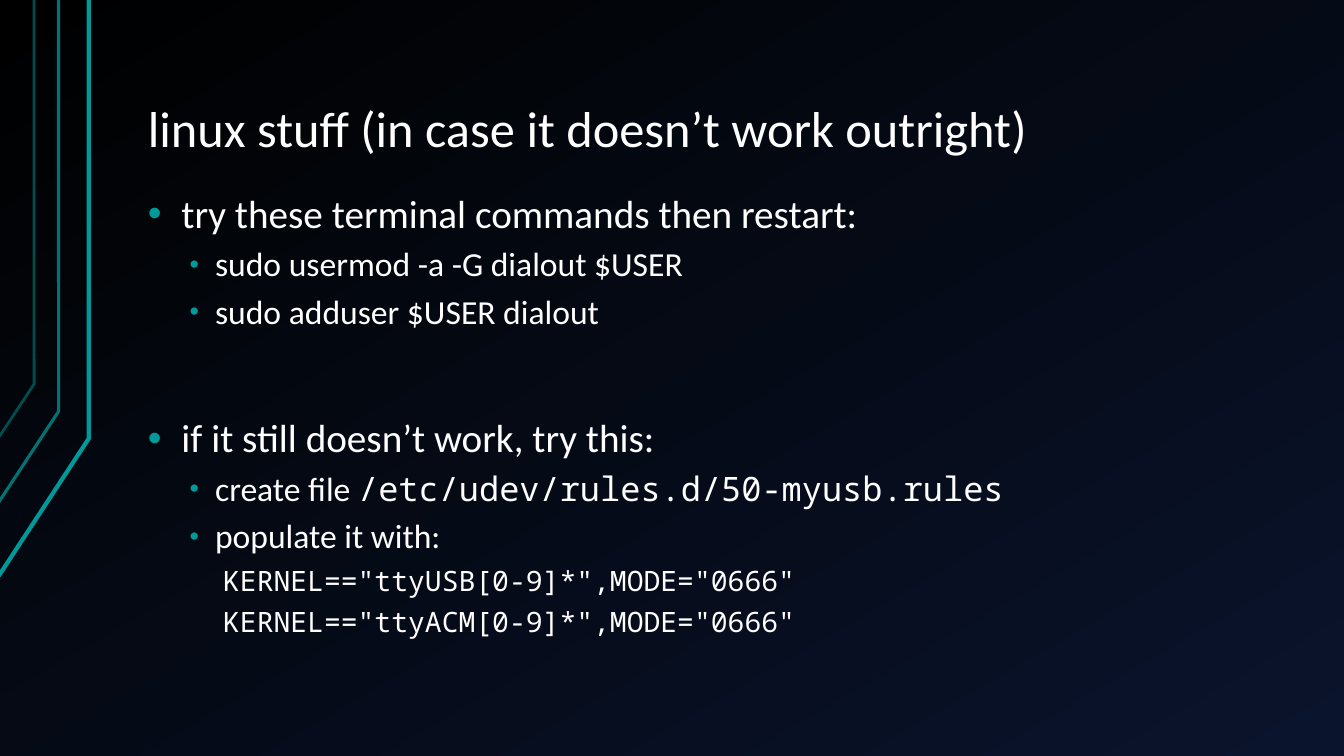
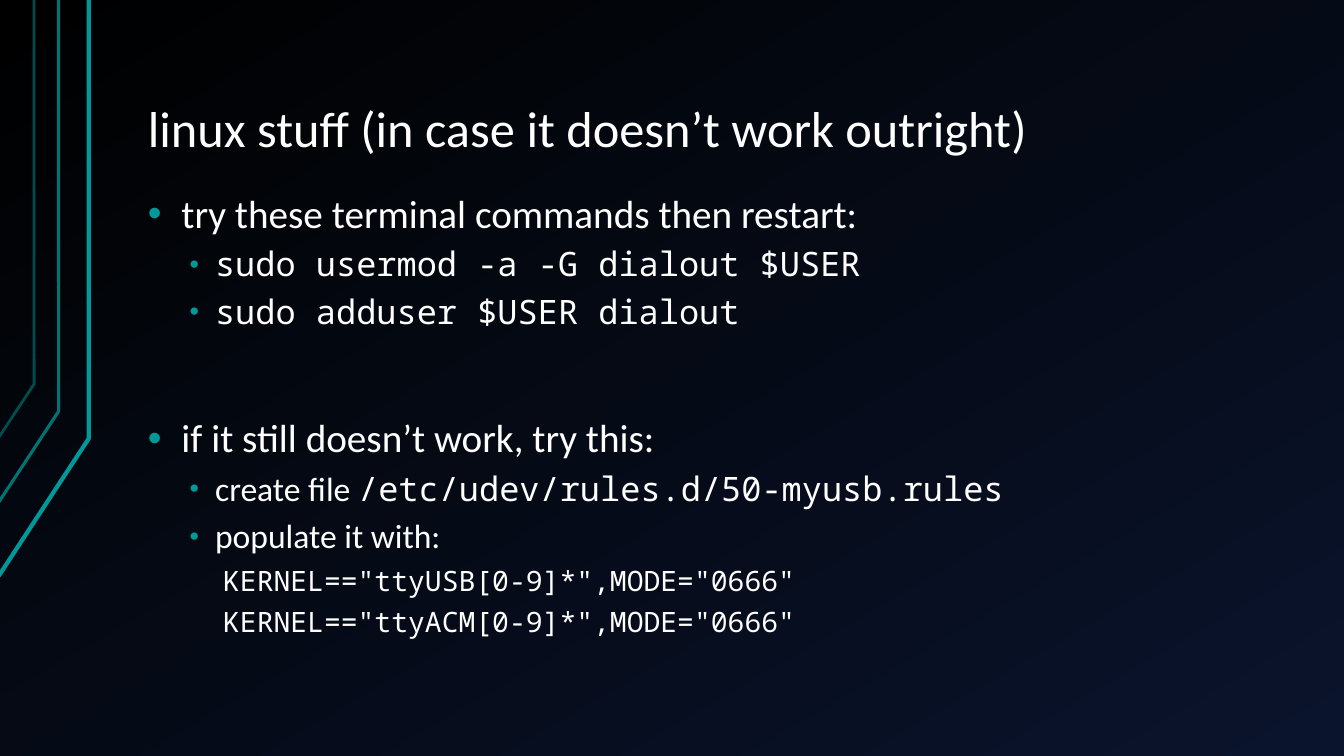
Before and after one commit to jegasus/m8-tracker-workshop, a slide deck: slide 7 of slides_v1.odp. Drawn at 1344x756 pixels with LibreOffice and Linux fonts; fonts in the diff are those of the drawing. Boxes give left, top, right and bottom in pixels: in the first picture for what was removed or moved away, otherwise in the second. Text is boxed around its words. In the diff, an @@ line names an element or a change of style, - is before the commit and + after.

```diff
--- a/slides_v1.odp
+++ b/slides_v1.odp
@@ text at [215,250,861,326]: font Calibri to Noto Sans Mono in "sudo usermod -a -G dialout $USER", "sudo adduser $USER dialout" @@
```
Also in this commit, not shown: 3 other slides changed.
